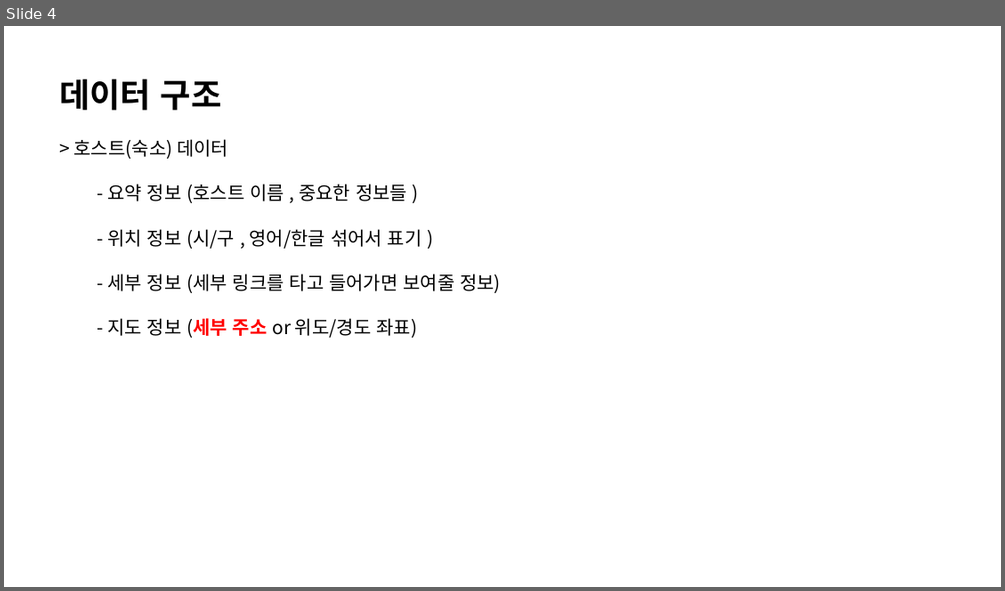
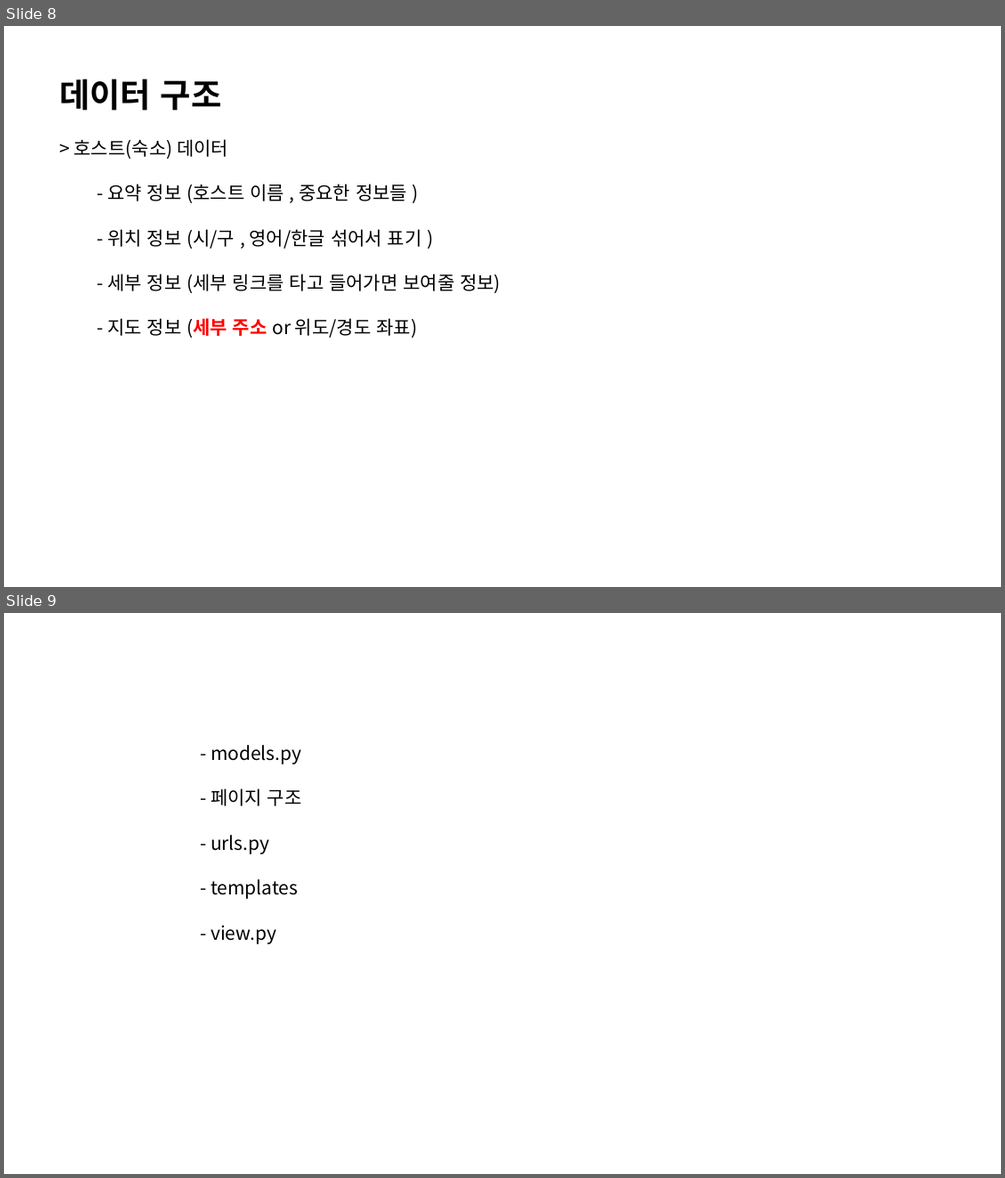
Before and after one commit to bomiiisong/Airbnb, a slide deck: 웹사이트.pptx. Shown one above the other, each under a label of ours: slide 4 before the commit, slides 8 and 9 after it. The pictures are 1005x591 and 1005x1178 pixels, drawn with LibreOffice and Linux fonts; fonts in the diff are those of the drawing. Boxes give left, top, right and bottom in pixels: in the first picture for what was removed or moved away, otherwise in the second. Text is boxed around its words. In the diff, an @@ line names an element or a change of style, - is before the commit and + after.

```diff
--- a/웹사이트.pptx
+++ b/웹사이트.pptx
@@ slide 9 added at (4,613,1001,1174), background #FFFFFF @@
@@ text added at (210,745,302,944), 18 pt, text #000000 @@
+- models.py
+- 페이지 구조
+- urls.py
+- templates
+- view.py
@@ what was slide 4 is now slide 8 @@
```
Also in this commit, not shown: 2 slides changed, 12 other slides added, 29 other files.
